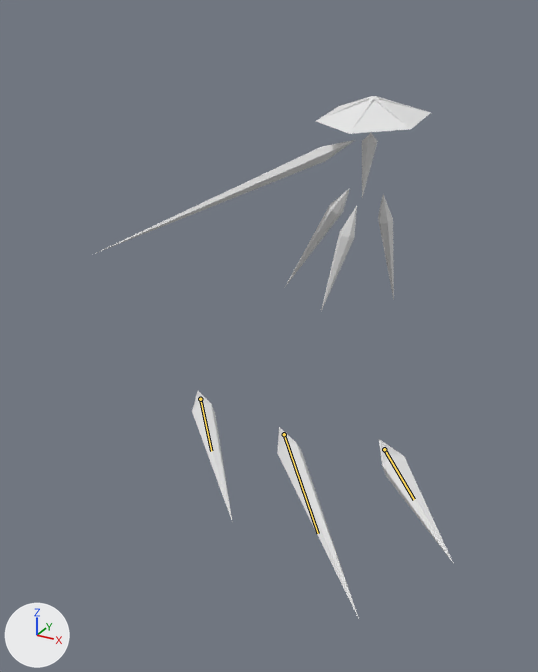
What one commit did to the Blender file Enemies/ClarityDressShards.blend.
Rendered twice from a camera (50 mm lens) standing at (34.3, -86.7, 24.9) and looking at (-0.6, -23.4, -6.8). Every picture has the same lights, and +X, +Y and +Z are marked at lower left. The older version comes first. Both versions are drawn at frame 174 of the action 'TripleShardSequence1'; the numbers are the values there. The bones that change are drawn over the model as lines.

In view in the first picture: 'Arm', 'BackLeft', 'BackRight', 'FrontLeft', 'FrontRight', 'Hat', 'MiddleLeft', 'MiddleRight' and 1 more.
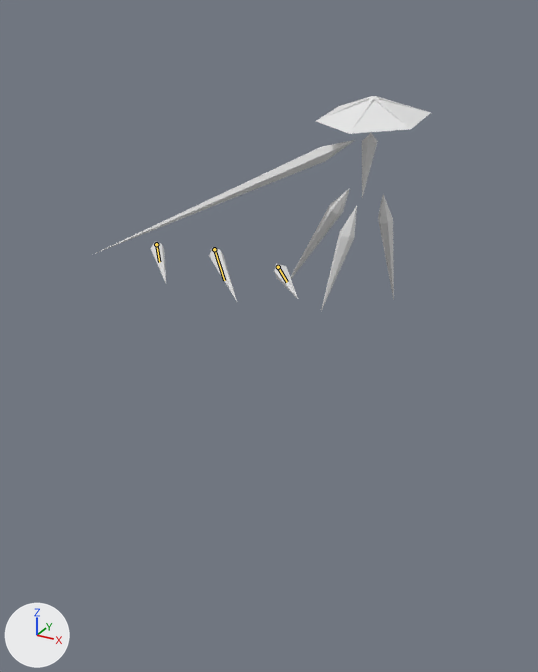
Where the change shows, as pixel boxes (x1, y1, x2, y2) in the pictures (538 x 672 px):
'BackLeft', posed (65% narrower, 71% shorter): before (277, 427, 359, 618); after (209, 247, 237, 301)
'FrontLeft', posed (67% narrower, 71% shorter): before (379, 439, 454, 564); after (274, 263, 298, 299)
'MiddleRight', posed (62% narrower, 67% shorter): before (192, 391, 233, 522); after (151, 241, 166, 283)
bone 'Front.L', root to tip: before (384, 449) to (414, 499); after (278, 267) to (287, 282)
bone 'Back.L', root to tip: before (284, 434) to (318, 533); after (214, 249) to (224, 280)
bone 'Middle.R', root to tip: before (200, 399) to (211, 451); after (156, 244) to (159, 262)

Diff of the bpy script that builds the scene:
```diff
--- a/Enemies/ClarityDressShards.blend.py
+++ b/Enemies/ClarityDressShards.blend.py
@@ bone_front_l @@
 bone_front_l = bpy.data.objects['Armature'].pose.bones['Front.L']
-bone_front_l.location = (-14.65, 20.94, 33.47)
+bone_front_l.location = (14.23, 5.34, -1.56)
@@ bone_back_l @@
 bone_back_l = bpy.data.objects['Armature'].pose.bones['Back.L']
-bone_back_l.location = (-5.52, -1.14, 43.47)
+bone_back_l.location = (23.65, 1.01, 4.63)
@@ bone_middle_r @@
 bone_middle_r = bpy.data.objects['Armature'].pose.bones['Middle.R']
-bone_middle_r.location = (-6.56, 6.64, 39.39)
+bone_middle_r.location = (23.99, 16.57, 2.0)
```
